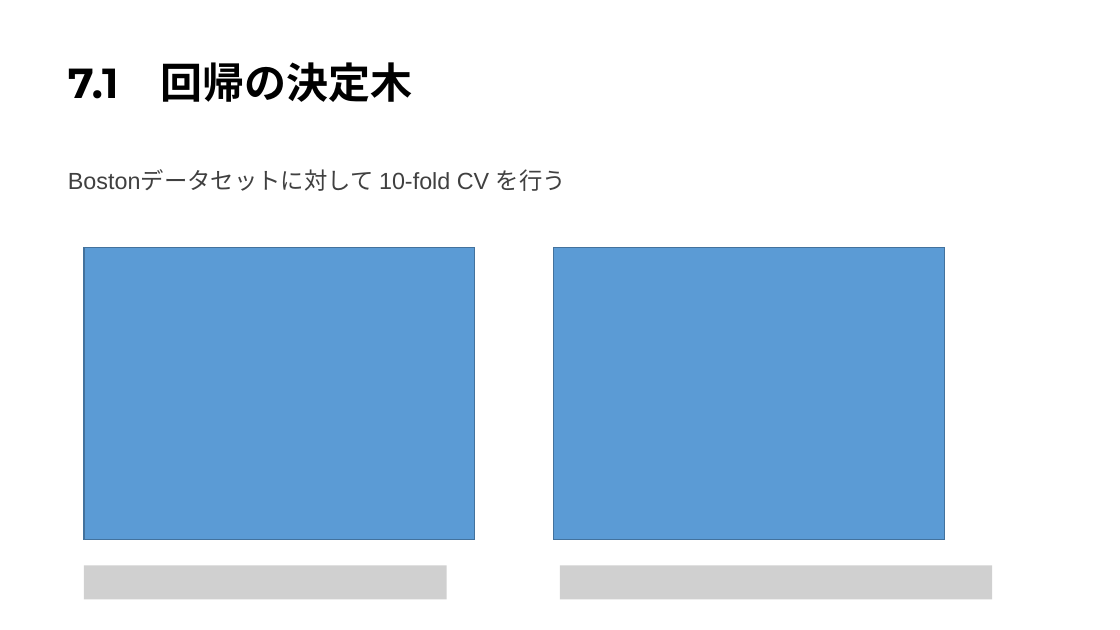
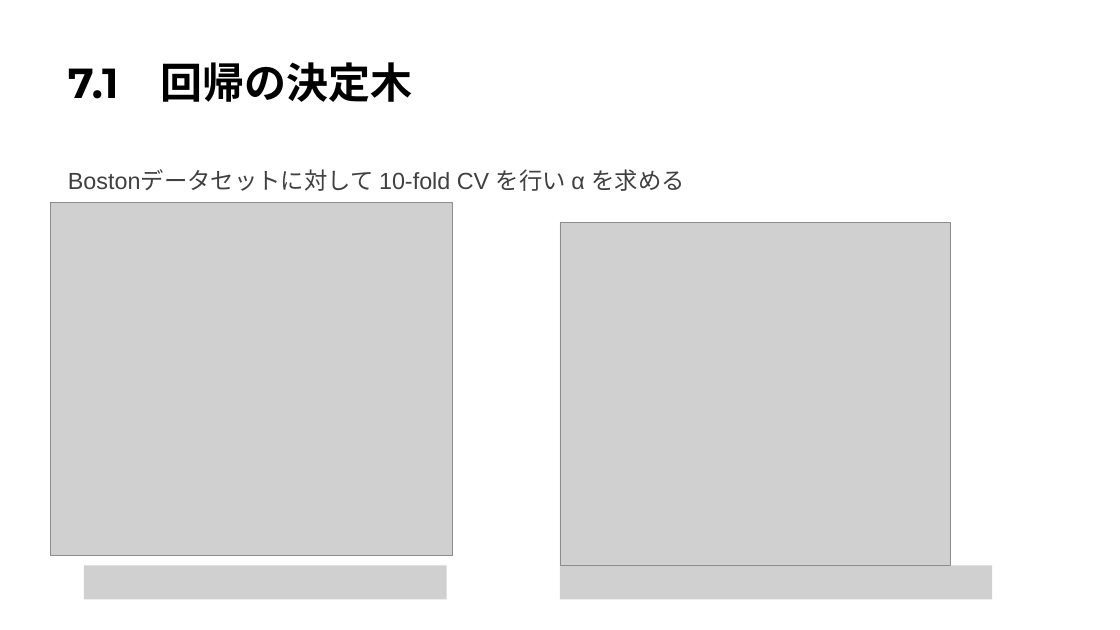
Before and after one commit to Harrry1206/-Graduation-research2, a slide deck: slide 21 of 第7章決定木.pptx (slide 11 before the commit). Drawn at 1120x630 pixels with LibreOffice and Linux fonts; fonts in the diff are those of the drawing; grey boxes stand for pictures. Boxes give left, top, right and bottom in pixels: in the first picture for what was removed or moved away, otherwise in the second. Text is boxed around its words. In the diff, an @@ line names an element or a change of style, - is before the commit and + after.

```diff
--- a/第7章決定木.pptx
+++ b/第7章決定木.pptx
@@ text at bbox=[68, 169, 684, 191]: text changed @@
-Bostonデータセットに対して 10-fold CV を行う
+Bostonデータセットに対して 10-fold CV を行い α を求める
@@ picture added at bbox=[50, 202, 452, 555] @@
@@ picture added at bbox=[560, 223, 951, 566] @@
@@ rectangle removed at bbox=[84, 247, 475, 539] @@
@@ rectangle removed at bbox=[554, 247, 944, 539] @@
```
Also in this commit, not shown: 8 other slides changed, 14 slides added, 1 slide removed.
